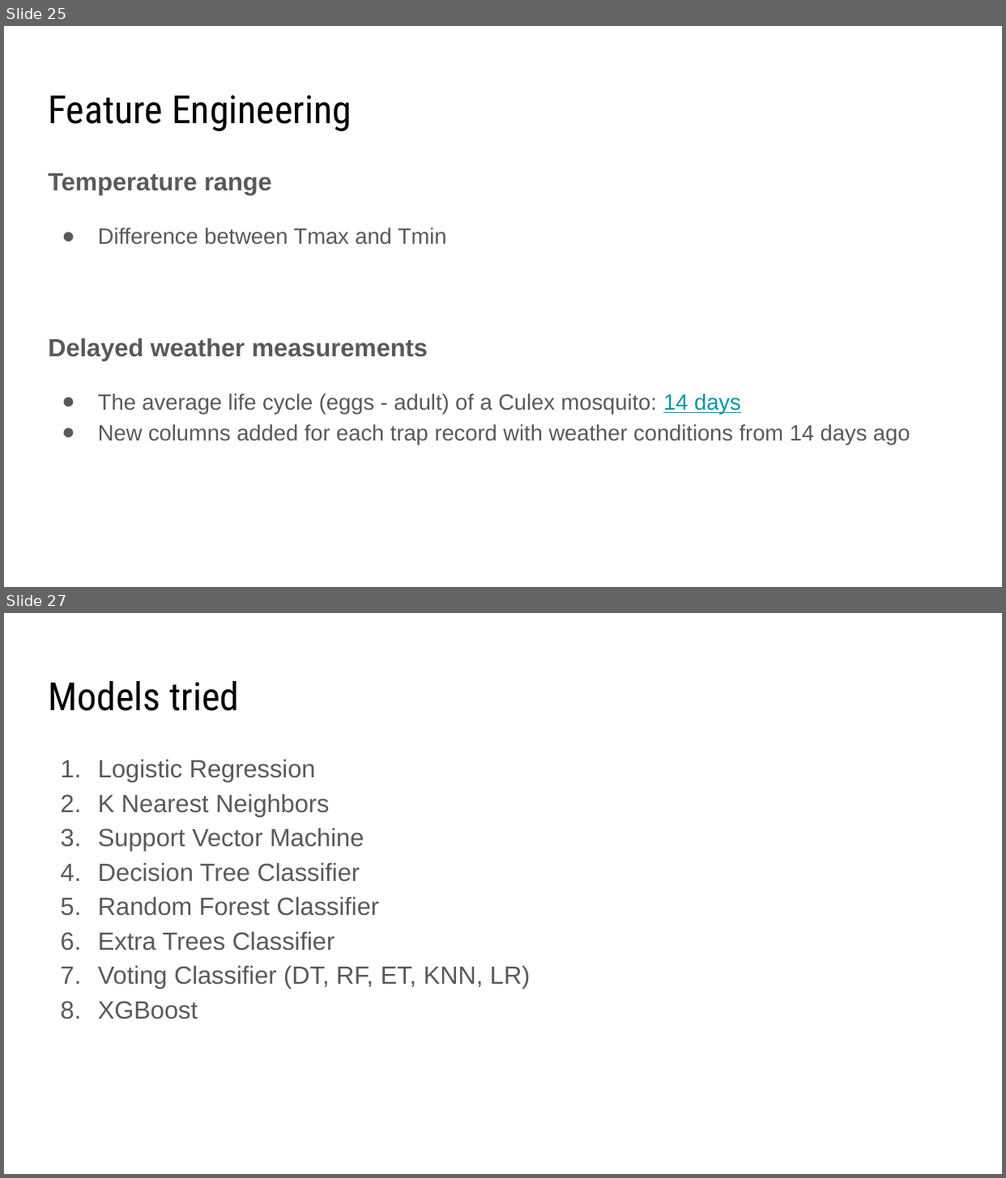
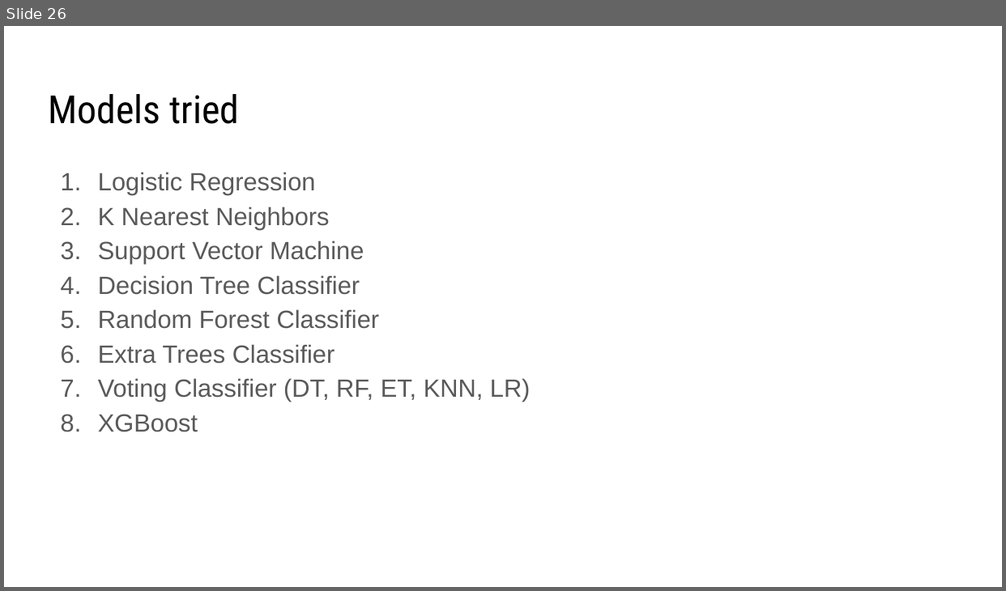
Before and after one commit to zzeniale/West-Nile-Virus-prediction, a slide deck: group_presentation.pptx. Shown one above the other, each under a label of ours: slides 25 and 27 before the commit, slide 26 after it; the slides between them are not shown. The pictures are 1006x1178 and 1006x591 pixels, drawn with LibreOffice and Linux fonts; fonts in the diff are those of the drawing. Boxes give left, top, right and bottom in pixels: in the first picture for what was removed or moved away, otherwise in the second. Text is boxed around its words. In the diff, an @@ line names an element or a change of style, - is before the commit and + after.

```diff
--- a/group_presentation.pptx
+++ b/group_presentation.pptx
@@ slide 25 removed at (x1=4, y1=26, x2=1002, y2=587), background #FFFFFF @@
@@ title removed at (x1=48, y1=95, x2=351, y2=131) @@
-Feature Engineering
@@ text removed at (x1=48, y1=173, x2=910, y2=445) @@
-Temperature range
-● Difference between Tmax and Tmin
-Delayed weather measurements
-● The average life cycle (eggs - adult) of a Culex mosquito: 14 days
-● New columns added for each trap record with weather conditions from 14 days ago
@@ what was slide 27 is now slide 26 @@
```
Also in this commit, not shown: 12 slides changed, 3 slides added, 2 other slides removed.
